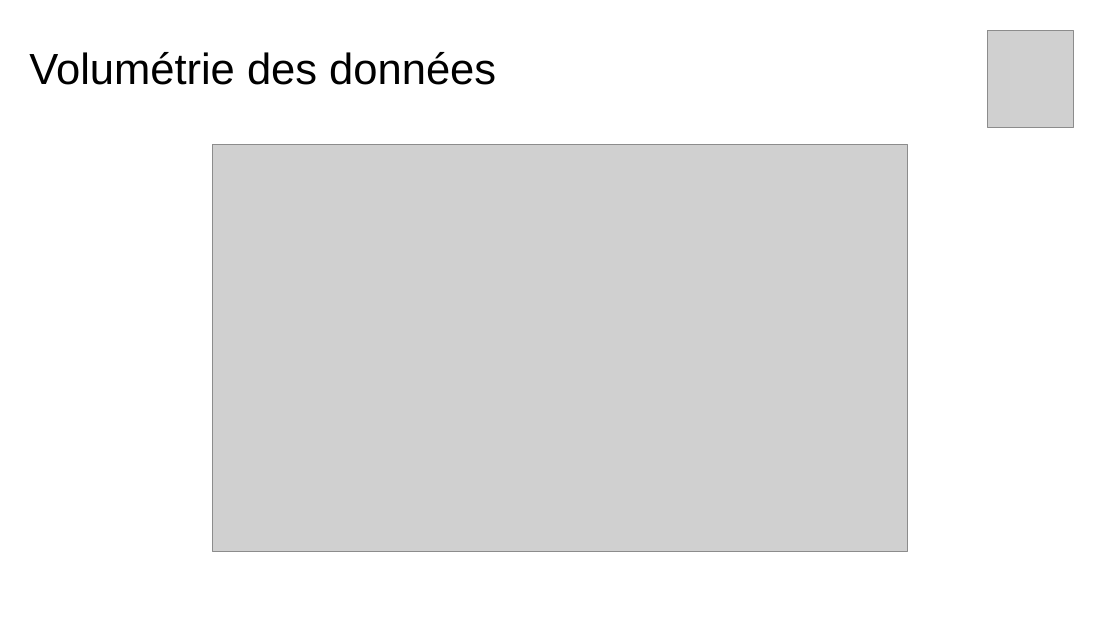
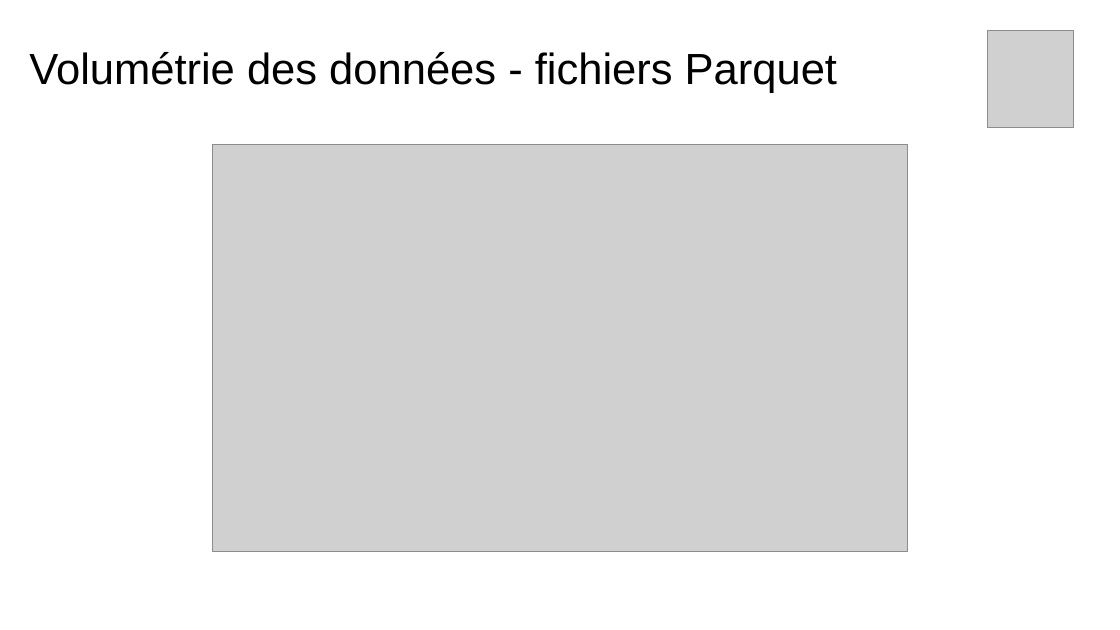
Before and after one commit to nguyenlaurent/gdelt, a slide deck: slide 9 of Projet Big Big Data 2020-2021.pptx. Drawn at 1120x630 pixels with LibreOffice and Linux fonts; fonts in the diff are those of the drawing; grey boxes stand for pictures. Boxes give left, top, right and bottom in pixels: in the first picture for what was removed or moved away, otherwise in the second. Text is boxed around its words. In the diff, an @@ line names an element or a change of style, - is before the commit and + after.

```diff
--- a/Projet Big Big Data 2020-2021.pptx
+++ b/Projet Big Big Data 2020-2021.pptx
@@ title at (x1=29, y1=52, x2=837, y2=93): text changed @@
-Volumétrie des données
+Volumétrie des données - fichiers Parquet
```
Also in this commit, not shown: 3 other slides changed, 4 slides added.
